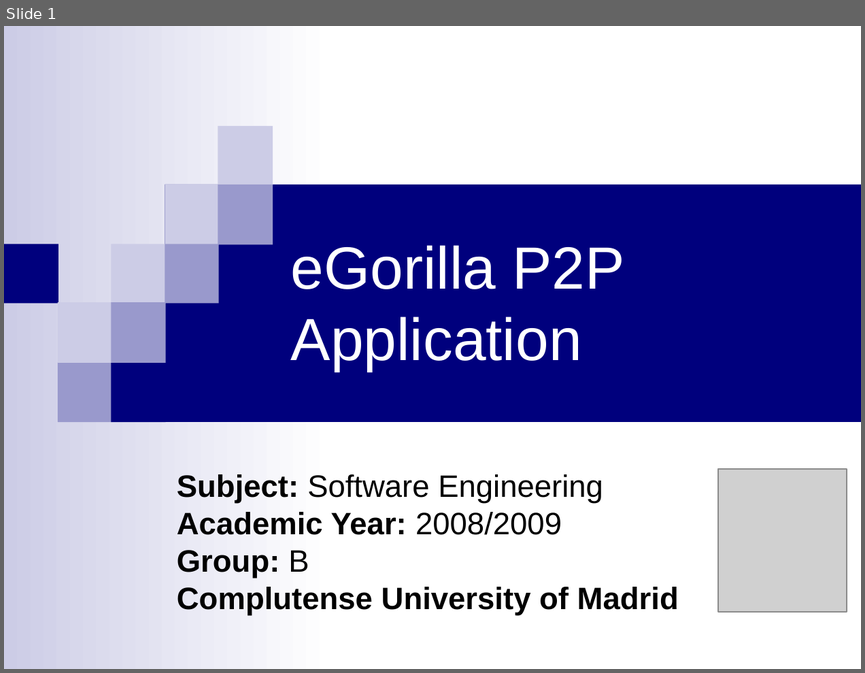
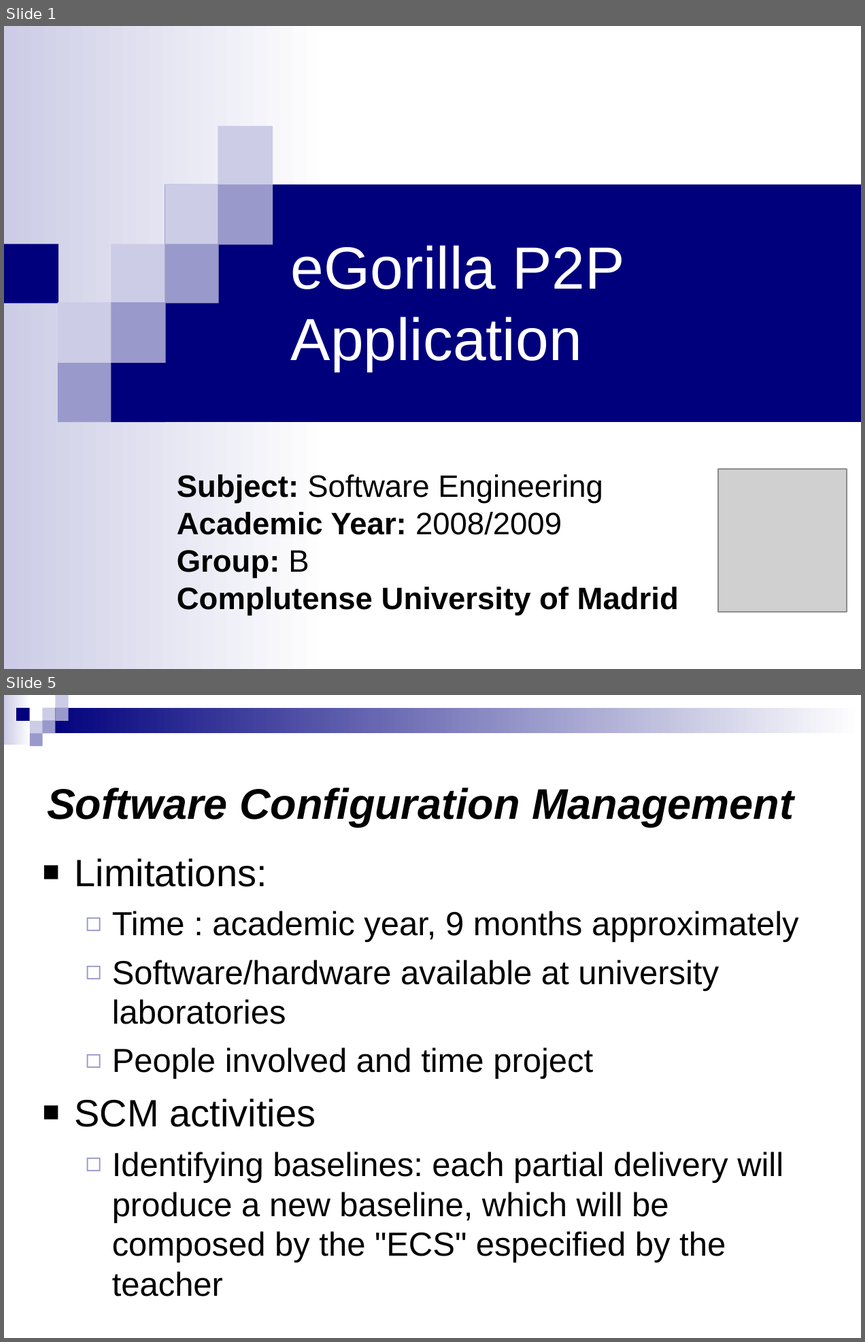
Before and after one commit to munsuri/egorilla, a slide deck: doc/PresentacionIS.ppt. Shown one above the other, each under a label of ours: slide 1 before the commit, slides 1 and 5 after it; the slides between them are not shown. The pictures are 865x673 and 865x1342 pixels, drawn with LibreOffice and Linux fonts; fonts in the diff are those of the drawing; grey boxes stand for pictures. Boxes give left, top, right and bottom in pixels: in the first picture for what was removed or moved away, otherwise in the second. Text is boxed around its words. In the diff, an @@ line names an element or a change of style, - is before the commit and + after.

```diff
--- a/doc/PresentacionIS.ppt
+++ b/doc/PresentacionIS.ppt
@@ slide 5 added at [4, 695, 861, 1338], background #FFFFFF @@
@@ group added at [4, 695, 861, 747]: 9 rectangles @@
@@ title added at [47, 787, 793, 827], 36 pt, text #000000, bold, italic @@
+Software Configuration Management
@@ text added at [75, 858, 799, 1296], 28 pt, text #000000 @@
+■ Limitations:
+  ◻ Time : academic year, 9 months approximately
+  ◻ Software/hardware available at university laboratories
+  ◻ People involved and time project
+■ SCM activities
+  ◻ Identifying baselines: each partial delivery will produce a new baseline, which will be composed by the "ECS" especified by the teacher
```
Also in this commit, not shown: 46 slides changed, 3 other slides added.
